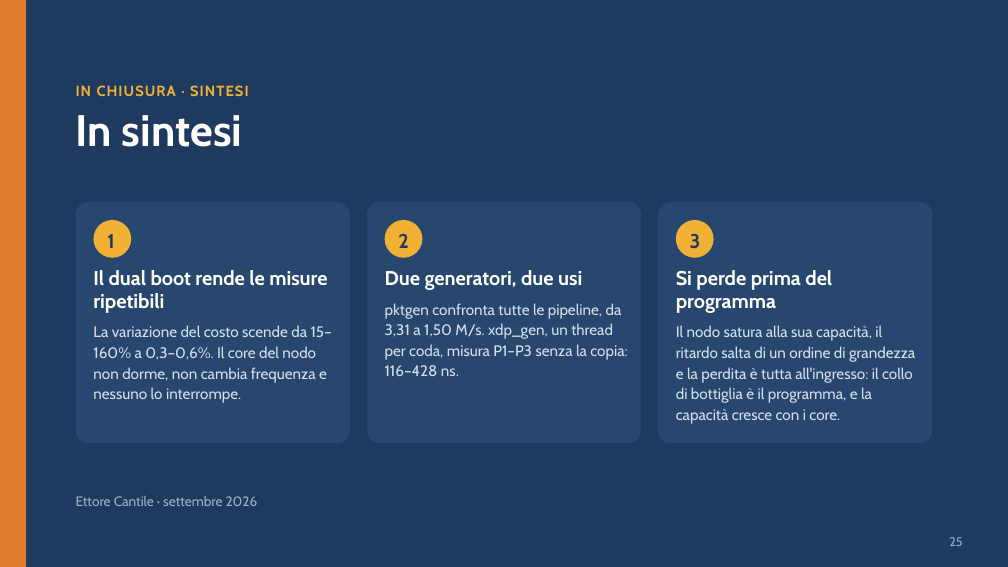
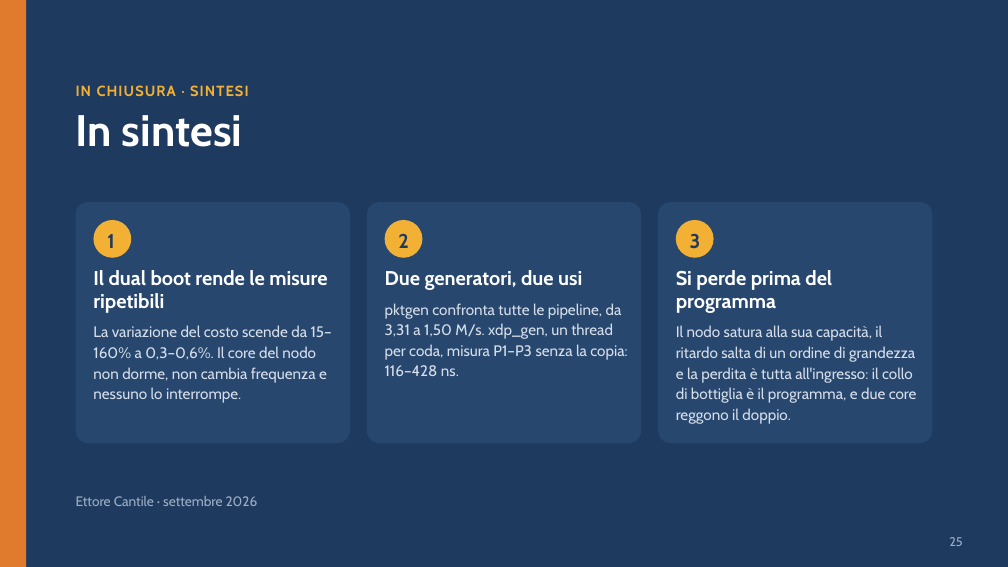
Before and after one commit to ettore-cantile/ipa_lab, a slide deck: slide 24 of docs/Test reale su dual boot.pptx. Drawn at 1008x567 pixels with LibreOffice and Linux fonts; fonts in the diff are those of the drawing. Boxes give left, top, right and bottom in pixels: in the first picture for what was removed or moved away, otherwise in the second. Text is boxed around its words. In the diff, an @@ line names an element or a change of style, - is before the commit and + after.

```diff
--- a/docs/Test reale su dual boot.pptx
+++ b/docs/Test reale su dual boot.pptx
@@ text at <box>676,325,917,424</box>: text changed @@
-Il nodo satura alla sua capacità, il ritardo salta di un ordine di grandezza e la perdita è tutta all'ingresso: il collo di bottiglia è il programma, e la capacità cresce con i core.
+Il nodo satura alla sua capacità, il ritardo salta di un ordine di grandezza e la perdita è tutta all'ingresso: il collo di bottiglia è il programma, e due core reggono il doppio.
```
Also in this commit, not shown: 2 other slides changed, 45 other files.
